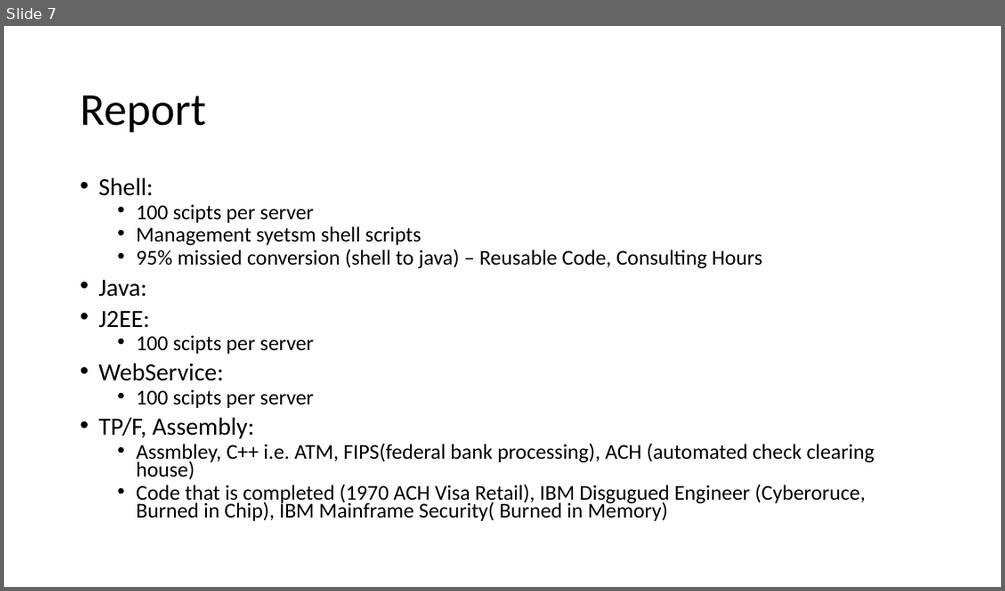
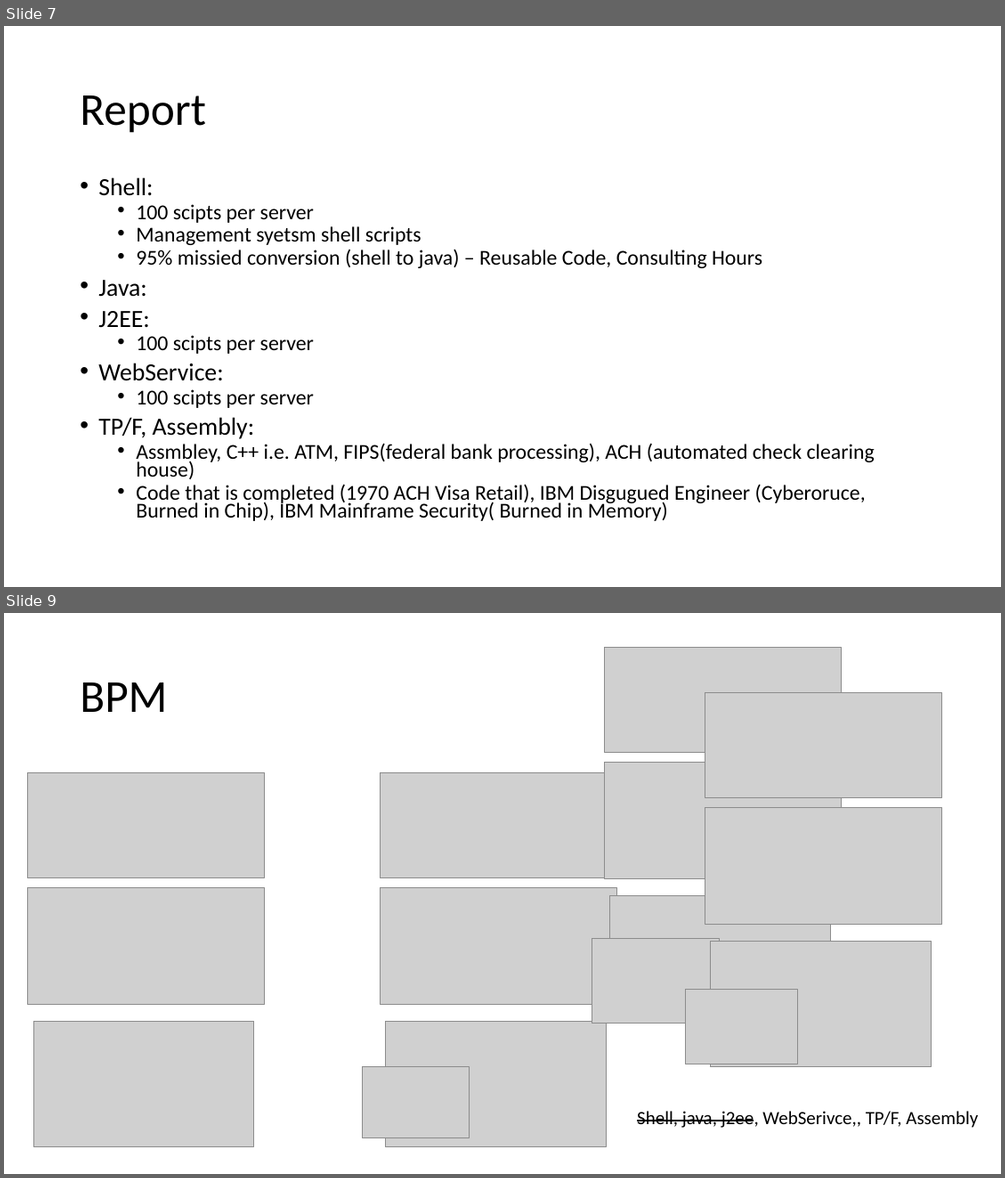
Before and after one commit to meja0016/FBI-depricated-, a slide deck: docs/excel/nonPolicePresentation.pptx. Shown one above the other, each under a label of ours: slide 7 before the commit, slides 7 and 9 after it; the slides between them are not shown. The pictures are 1005x591 and 1005x1178 pixels, drawn with LibreOffice and Linux fonts; fonts in the diff are those of the drawing; grey boxes stand for pictures. Boxes give left, top, right and bottom in pixels: in the first picture for what was removed or moved away, otherwise in the second. Text is boxed around its words. In the diff, an @@ line names an element or a change of style, - is before the commit and + after.

```diff
--- a/docs/excel/nonPolicePresentation.pptx
+++ b/docs/excel/nonPolicePresentation.pptx
@@ slide 9 added at [4, 613, 1001, 1174], background #FFFFFF @@
@@ picture added at [605, 647, 841, 751] @@
@@ title added at [80, 682, 167, 712], 44 pt, text #000000 @@
+BPM
@@ picture added at [704, 692, 942, 797] @@
@@ picture added at [28, 772, 265, 877] @@
@@ picture added at [380, 772, 617, 877] @@
@@ picture added at [605, 762, 841, 878] @@
@@ picture added at [704, 807, 942, 925] @@
@@ picture added at [28, 887, 265, 1004] @@
@@ picture added at [380, 887, 617, 1004] @@
@@ picture added at [610, 896, 831, 1022] @@
@@ picture added at [592, 938, 720, 1022] @@
@@ picture added at [711, 941, 931, 1067] @@
@@ picture added at [685, 989, 797, 1064] @@
@@ picture added at [34, 1021, 254, 1146] @@
@@ picture added at [386, 1021, 607, 1146] @@
@@ picture added at [362, 1066, 469, 1137] @@
@@ text added at [637, 1111, 978, 1127], 18 pt, text #000000 @@
+Shell, java, j2ee, WebSerivce,, TP/F, Assembly
```
Also in this commit, not shown: 2 other slides added.
